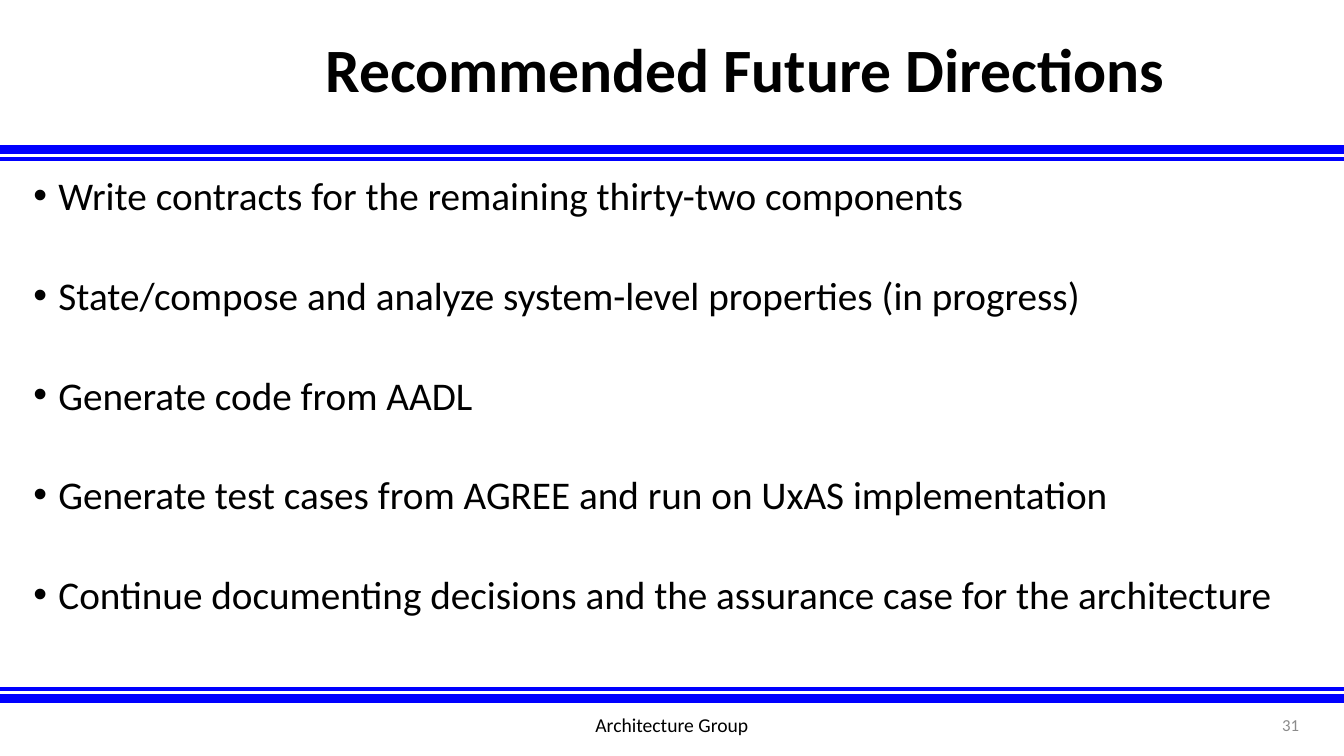
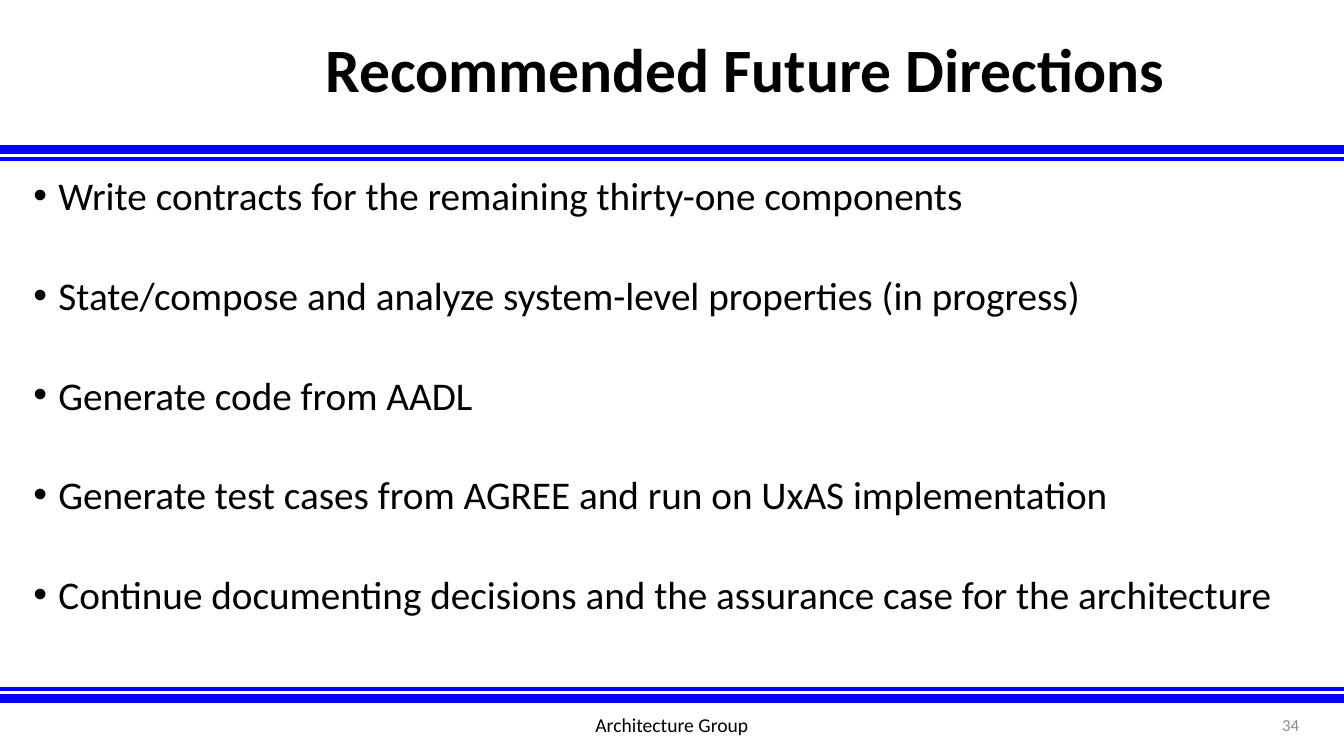
Before and after one commit to afrl-rq/OpenUxAS-SoI, a slide deck: slide 34 of presentations/S5_SoI_Architecture_Group.pptx (slide 31 before the commit). Drawn at 1344x756 pixels with LibreOffice and Linux fonts; fonts in the diff are those of the drawing; background and template pictures are left out. Boxes give left, top, right and bottom in pixels: in the first picture for what was removed or moved away, otherwise in the second. Text is boxed around its words. In the diff, an @@ line names an element or a change of style, - is before the commit and + after.

```diff
--- a/presentations/S5_SoI_Architecture_Group.pptx
+++ b/presentations/S5_SoI_Architecture_Group.pptx
@@ text at bbox=[58, 182, 962, 217]: text changed @@
-• Write contracts for the remaining thirty-two components
+• Write contracts for the remaining thirty-one components
@@ page number at bbox=[1282, 720, 1299, 731]: text changed @@
-31
+34
```
Also in this commit, not shown: 7 other slides changed, 4 slides added.
